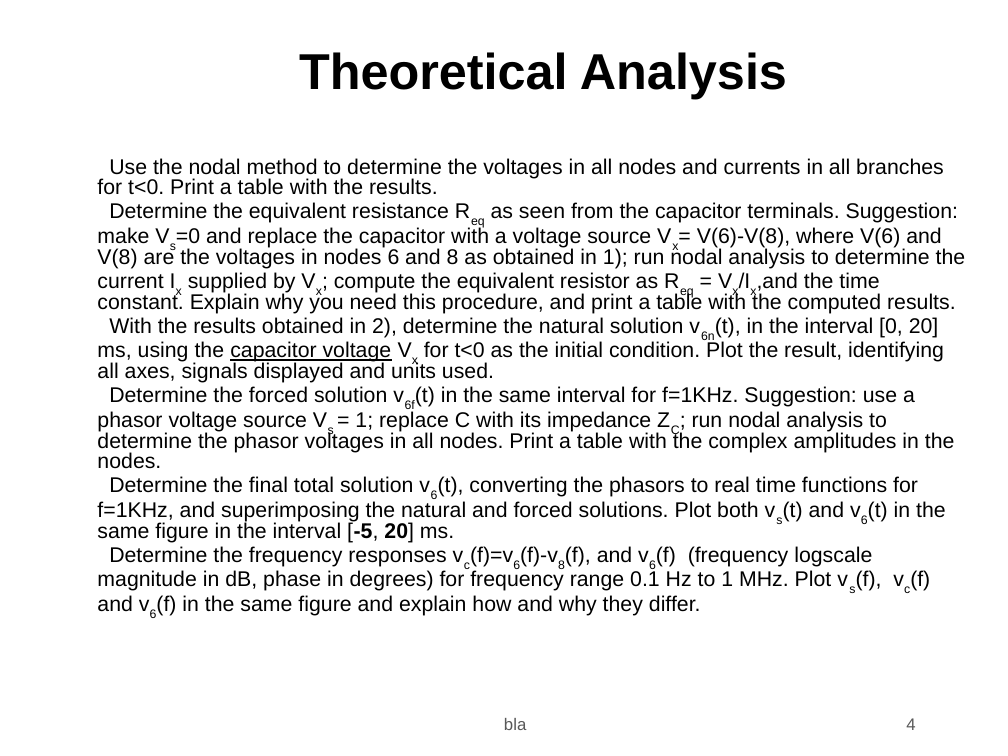
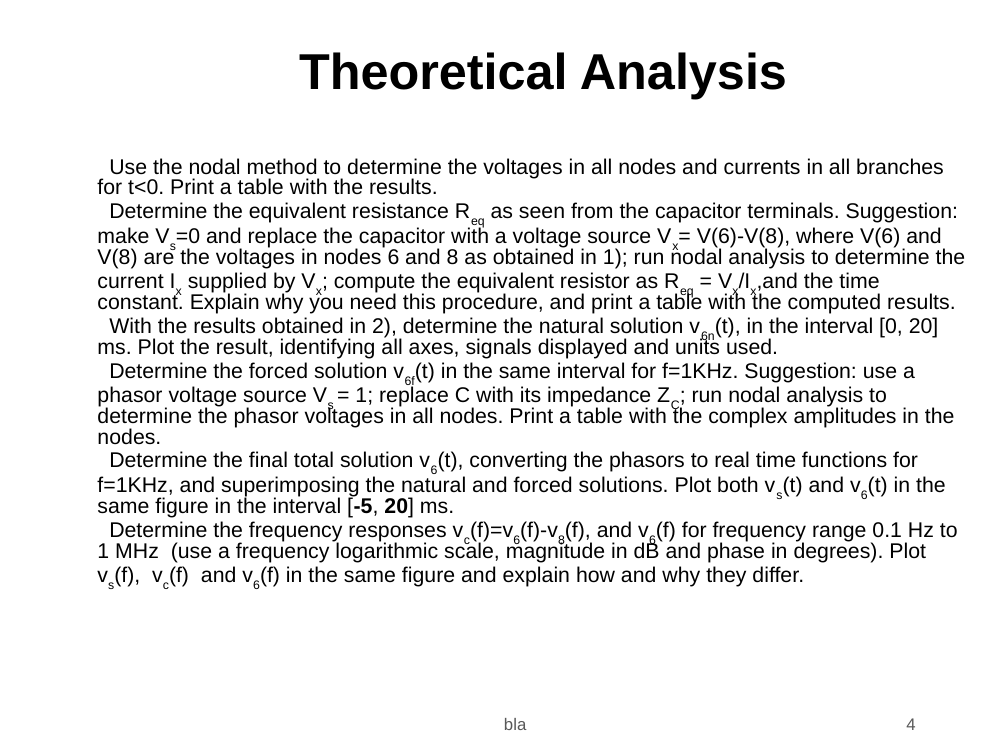
Before and after one commit to Jdinis8/TCFE, a slide deck: slide 4 of t2/t2.odp. Drawn at 1008x756 pixels with LibreOffice and Linux fonts; fonts in the diff are those of the drawing; background and template pictures are left out. Boxes give left, top, right and bottom in pixels: in the first picture for what was removed or moved away, otherwise in the second. Text is boxed around its words. In the diff, an @@ line names an element or a change of style, - is before the commit and + after.

```diff
--- a/t2/t2.odp
+++ b/t2/t2.odp
@@ text at bbox=[97, 317, 939, 359]: text changed @@
-3) With the results obtained in 2), determine the natural solution v6n(t), in the interval [0, 20] ms, using the capacitor voltage Vx for t<0 as the initial condition. Plot the result, identifying all axes, signals displayed and units used.
+3) With the results obtained in 2), determine the natural solution v6n(t), in the interval [0, 20] ms. Plot the result, identifying all axes, signals displayed and units used.
@@ text at bbox=[97, 521, 958, 587]: text changed @@
-6) Determine the frequency responses vc(f)=v6(f)-v8(f), and v6(f) (frequency logscale magnitude in dB, phase in degrees) for frequency range 0.1 Hz to 1 MHz. Plot vs(f), vc(f) and v6(f) in the same figure and explain how and why they differ.
+6) Determine the frequency responses vc(f)=v6(f)-v8(f), and v6(f) for frequency range 0.1 Hz to 1 MHz (use a frequency logarithmic scale, magnitude in dB and phase in degrees). Plot vs(f), vc(f) and v6(f) in the same figure and explain how and why they differ.
```
Also in this commit, not shown: 2 other slides changed, 14 other files.
